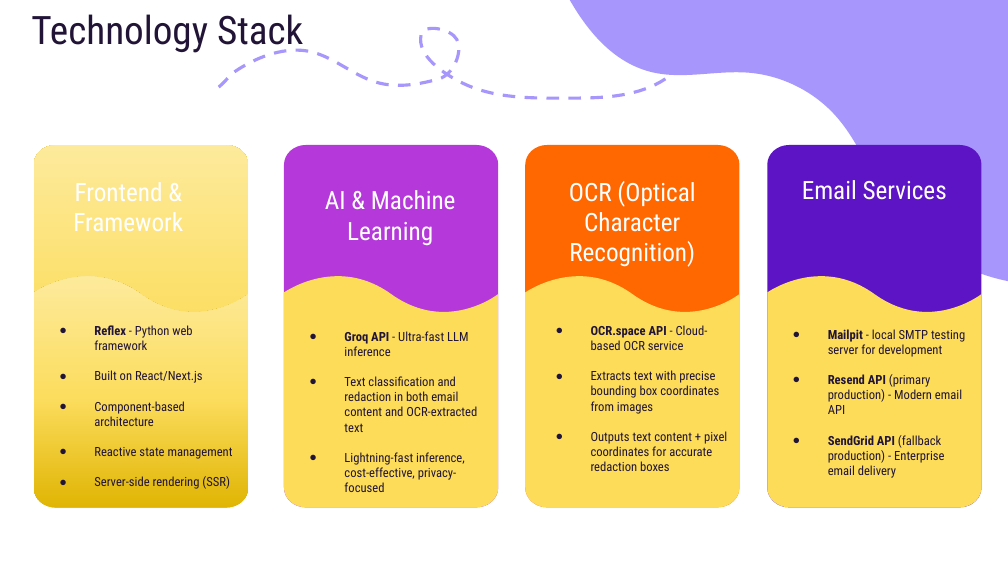
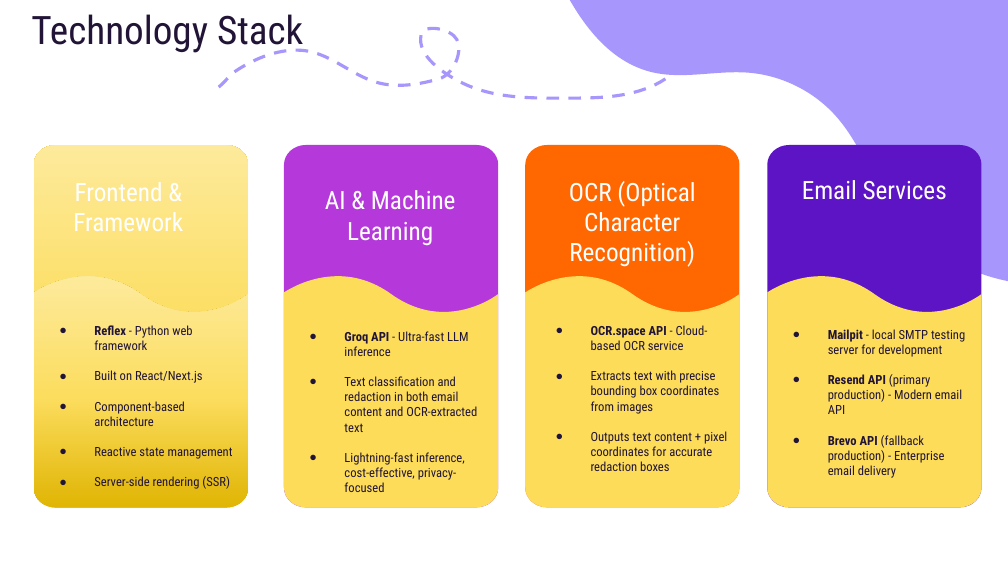
Before and after one commit to koval-vlad/EmailPrivacyRedactorAI, a slide deck: slide 18 of EmailRedactor_presentation.pptx. Drawn at 1008x567 pixels with LibreOffice and Linux fonts; fonts in the diff are those of the drawing. Boxes give left, top, right and bottom in pixels: in the first picture for what was removed or moved away, otherwise in the second. Text is boxed around its words. In the diff, an @@ line names an element or a change of style, - is before the commit and + after.

Commit message:
Replaced SendGrid with Brevo as SendGrid is no longer free

```diff
--- a/EmailRedactor_presentation.pptx
+++ b/EmailRedactor_presentation.pptx
@@ subtitle at [828,435,944,478]: text changed @@
-● SendGrid API (fallback production) - Enterprise email delivery
+● Brevo API (fallback production) - Enterprise email delivery
```
Also in this commit, not shown: 4 other slides changed, 3 other files.
